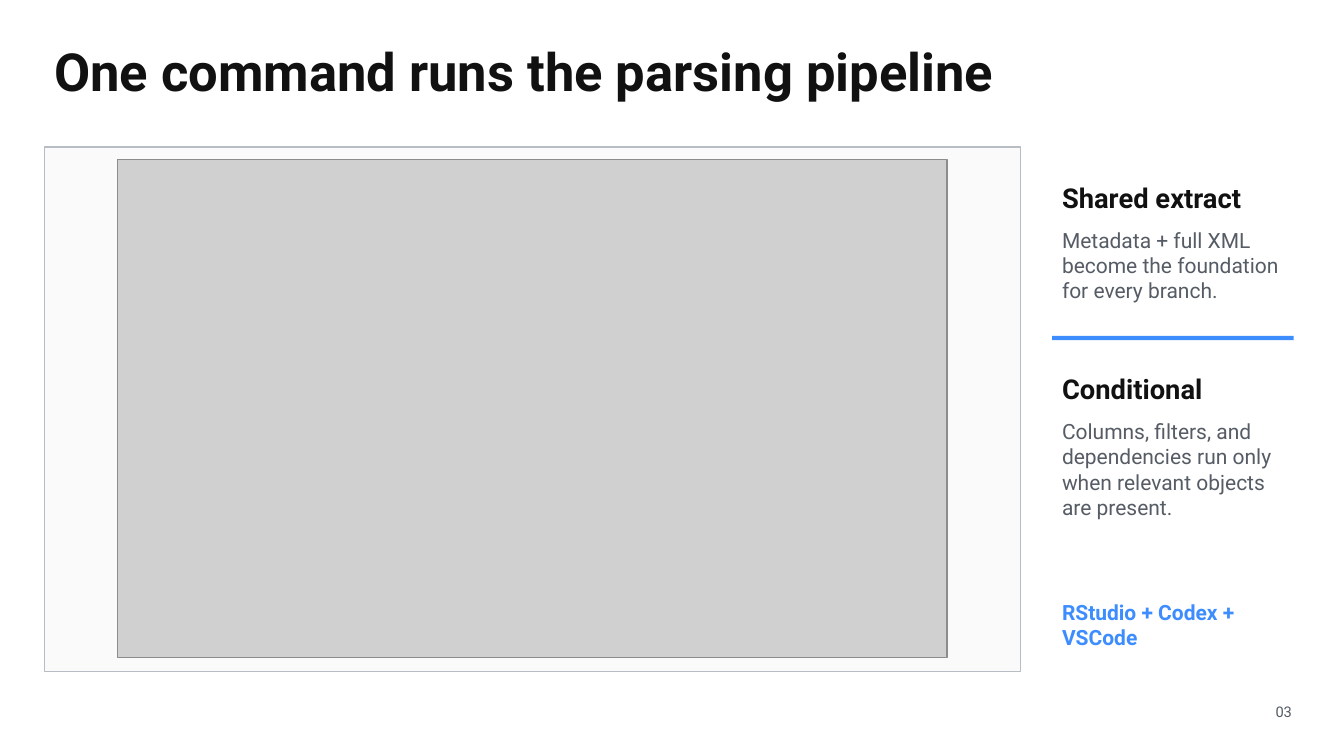
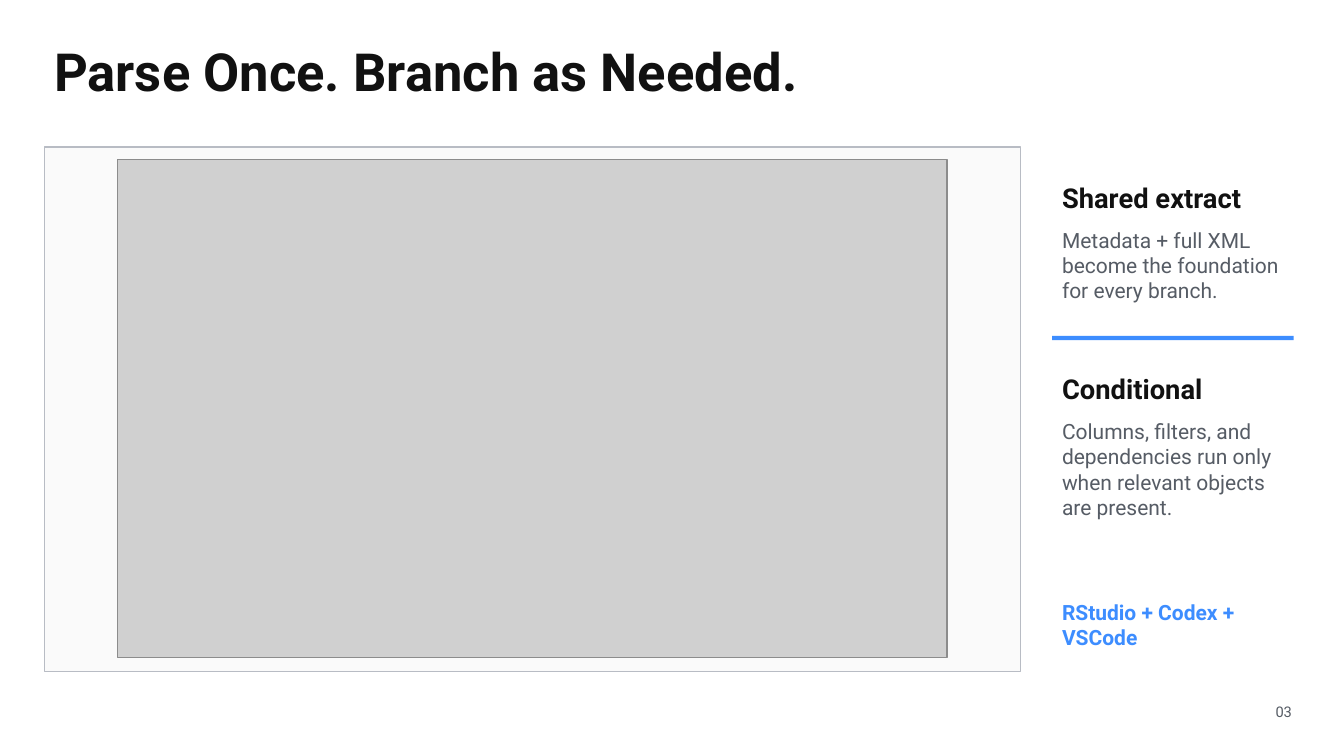
Before and after one commit to kristenchua-commits/alma-analytics-catalog-file-parser-project, a slide deck: slide 10 of documentation/presentations/parsey-and-pipelines---alma-analytics-catalog-file-parser-overview.pptx (slide 8 before the commit). Drawn at 1344x756 pixels with LibreOffice and Linux fonts; fonts in the diff are those of the drawing; grey boxes stand for pictures. Boxes give left, top, right and bottom in pixels: in the first picture for what was removed or moved away, otherwise in the second. Text is boxed around its words. In the diff, an @@ line names an element or a change of style, - is before the commit and + after.

Commit message:
parsey and the pipelines

```diff
--- a/documentation/presentations/parsey-and-pipelines---alma-analytics-catalog-file-parser-overview.pptx
+++ b/documentation/presentations/parsey-and-pipelines---alma-analytics-catalog-file-parser-overview.pptx
@@ text at [54,51,798,92]: text changed @@
-One command runs the parsing pipeline
+Parse Once. Branch as Needed.
```
Also in this commit, not shown: 9 other slides changed, 3 slides added, 1 other file.
